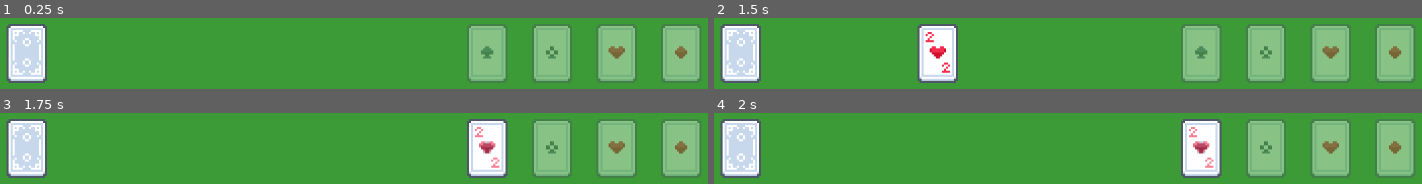
Above: before the commit, frames 1-4 (two rows, left to right).
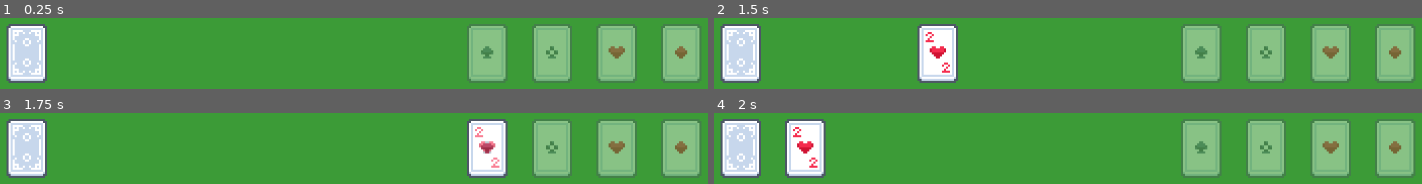
Above: after the commit, the same moments.

Repository: w-dib/Solitaire
Game: Godot game, scene res://scenes/world.tscn
The game is run twice, just before and just after one commit, with the same random seed, the same clock (stepped at 60 frames per second) and the same inputs.
Inputs (mouse positions are in pixels of both pictures, inside the frame that each line leads up to):
- Up to frame 1 (0.25 s): no input
- Up to frame 2 (1.5 s): tap Enter at 0.5 s; drag from (742, 52) to (1202, 52) at 0.52 s; tap Space at 1.25 s; drag from (806, 52) to (1202, 52) at 1.27 s
- Up to frame 3 (1.75 s): no input
- Up to frame 4 (2 s): no input

Frames 1-3 are identical in both runs. In frame 4, 9.4% of the frame differs, in the area x 10-72%, y 8-92%.

Commit message:
Refactor board state and draw pile

Diff:
--- a/scenes/world.tscn
+++ b/scenes/world.tscn
@@ -25,7 +25,7 @@
 [node name="Foundations" type="Node2D" parent="."]
 metadata/_edit_lock_ = true
 
-[node name="Spades" type="Area2D" parent="Foundations"]
+[node name="Spades" type="Area2D" parent="Foundations" groups=["Foundation"]]
 position = Vector2(264, 24)
 
 [node name="Sprite2D" type="Sprite2D" parent="Foundations/Spades"]
@@ -35,7 +35,7 @@
 [node name="CollisionShape2D" type="CollisionShape2D" parent="Foundations/Spades"]
 shape = SubResource("RectangleShape2D_jhx03")
 
-[node name="Clubs" type="Area2D" parent="Foundations"]
+[node name="Clubs" type="Area2D" parent="Foundations" groups=["Foundation"]]
 position = Vector2(296, 24)
 
 [node name="Sprite2D" type="Sprite2D" parent="Foundations/Clubs"]
@@ -45,7 +45,7 @@
 [node name="CollisionShape2D" type="CollisionShape2D" parent="Foundations/Clubs"]
 shape = SubResource("RectangleShape2D_jhx03")
 
-[node name="Hearts" type="Area2D" parent="Foundations"]
+[node name="Hearts" type="Area2D" parent="Foundations" groups=["Foundation"]]
 position = Vector2(328, 24)
 
 [node name="Sprite2D" type="Sprite2D" parent="Foundations/Hearts"]
@@ -55,7 +55,7 @@
 [node name="CollisionShape2D" type="CollisionShape2D" parent="Foundations/Hearts"]
 shape = SubResource("RectangleShape2D_jhx03")
 
-[node name="Diamonds" type="Area2D" parent="Foundations"]
+[node name="Diamonds" type="Area2D" parent="Foundations" groups=["Foundation"]]
 position = Vector2(360, 24)
 
 [node name="Sprite2D" type="Sprite2D" parent="Foundations/Diamonds"]
--- a/scripts/board_state.gd
+++ b/scripts/board_state.gd
@@ -1,8 +1,5 @@
 # board_state.gd
 extends Node2D
-
-signal on_drawpile_empty
-signal on_drawpile_full
 
 # The card scene to be duplicated for all cards in the deck
 var card_scene: PackedScene = preload("res://scenes/card.tscn")
@@ -63,35 +60,14 @@
 func shuffle_deck(deck: Array) -> void:
 	deck.shuffle()
 
-func draw_card() -> Card:
-	if draw_pile.size() == 0:
-		restock()
-		return
-	else:
-		on_drawpile_full.emit()
-		var drawn_card: Card = draw_pile.pop_back() as Card
-		stock_pile.append(drawn_card)
-		drawn_card.z_index = drawpile_z_index
-		drawn_card.show_front()
-		drawpile_z_index += 1
-		return drawn_card
-
-func restock() -> void:
-	print("Before restock:")
-	print("Stock pile size:", stock_pile.size())
-	print("Draw pile size:", draw_pile.size())
-
-	on_drawpile_empty.emit()
-
-	draw_pile = stock_pile.duplicate()
-	draw_pile.reverse()
-	stock_pile.clear()
-
-	for card in draw_pile:
-		card.z_index = 0
-		card.show_back()
-		card.position = Vector2(-100, -100)
-
-	print("After restock:")
-	print("Stock pile size:", stock_pile.size())
-	print("Draw pile size:", draw_pile.size())
+#identify which pile the card being dragged is in
+func find_pile(card: Card) -> String:
+	if card in stock_pile:
+		return "stock_pile"
+	for i in range(foundations.size()):
+		if card in foundations[i]:
+			return "foundation_%d" % i
+	for i in range(tableau_piles.size()):
+		if card in tableau_piles[i]:
+			return "tableau_%d" % i
+	return ""  # Card not found
--- a/scripts/card.gd
+++ b/scripts/card.gd
@@ -29,6 +29,7 @@
 
 # Variables for card movement
 var click_position := Vector2.ZERO
+var initial_position := Vector2.ZERO
 var is_dragging := false
 
 # References to Sprite2D nodes
@@ -46,13 +47,13 @@
 	# Initialize the card to show back
 	show_back()
 
-func _process(delta):
+func _process(delta: float) -> void:
 	if is_dragging:
 		# Get the mouse's current global position
-		var mouse_pos = get_global_mouse_position()
+		var mouse_pos := get_global_mouse_position()
 
 		# Calculate the new global position of the card
-		var new_position = mouse_pos - click_position
+		var new_position := mouse_pos - click_position
 
 		# Clamp the new position to be within the screen bounds
 		new_position.x = clamp(new_position.x, 0, screen_size.x)
@@ -69,14 +70,15 @@
 	face_up.visible = false
 	face_down.visible = true
 
-func _on_input_event(viewport: Node, event: InputEvent, shape_idx: int) -> void:
+func _on_input_event(_viewport: Node, event: InputEvent, _shape_idx: int) -> void:
 	if event.is_action_pressed("Click"):
+		initial_position = global_position
 		var parameters: PhysicsPointQueryParameters2D = PhysicsPointQueryParameters2D.new()
 		parameters.position = event.position
 		parameters.collide_with_areas = true
-		var objects_clicked = get_world_2d().direct_space_state.intersect_point(parameters)
-		var colliders = objects_clicked.map(
-			func(dict):
+		var objects_clicked := get_world_2d().direct_space_state.intersect_point(parameters)
+		var colliders := objects_clicked.map(
+			func(dict: Dictionary):
 				return dict.collider
 		)
 
@@ -87,6 +89,10 @@
 		if colliders[-1] == self:
 			is_dragging = true
 			click_position = get_local_mouse_position()
+
+	if event.is_action_released("Click"):
+		global_position = initial_position
+		initial_position = Vector2.ZERO
 
 func _input(event: InputEvent) -> void:
 	if event.is_action_released("Click"):
--- a/scripts/draw_pile.gd
+++ b/scripts/draw_pile.gd
@@ -1,19 +1,46 @@
 extends Area2D
+
+signal on_drawpile_empty
+signal on_drawpile_full
 
 @onready var stockpile: Marker2D = %Stockpile
 @onready var pile_full: Sprite2D = %PileFull
 @onready var pile_empty: Sprite2D = %PileEmpty
 
-
 func _ready() -> void:
-	BoardState.on_drawpile_empty.connect(_on_drawpile_empty)
-	BoardState.on_drawpile_full.connect(_on_drawpile_full)
+	on_drawpile_empty.connect(_on_drawpile_empty)
+	on_drawpile_full.connect(_on_drawpile_full)
 
 func _on_input_event(_viewport: Node, event: InputEvent, _shape_idx: int) -> void:
 	if event.is_action_pressed("Click"):
-		var drawn_card: Card = BoardState.draw_card()
+		var drawn_card: Card = draw_card()
 		if drawn_card:
 			drawn_card.position = stockpile.global_position
+
+func draw_card() -> Card:
+	if BoardState.draw_pile.size() == 0:
+		restock()
+		return
+	else:
+		on_drawpile_full.emit()
+		var drawn_card: Card = BoardState.draw_pile.pop_back() as Card
+		BoardState.stock_pile.append(drawn_card)
+		drawn_card.z_index = BoardState.drawpile_z_index
+		drawn_card.show_front()
+		BoardState.drawpile_z_index += 1
+		return drawn_card
+
+func restock() -> void:
+	on_drawpile_empty.emit()
+
+	BoardState.draw_pile = BoardState.stock_pile.duplicate()
+	BoardState.draw_pile.reverse()
+	BoardState.stock_pile.clear()
+
+	for card in BoardState.draw_pile:
+		card.z_index = 0
+		card.show_back()
+		card.position = Vector2(-100, -100)
 
 func _on_drawpile_empty() -> void:
 	pile_empty.show()
